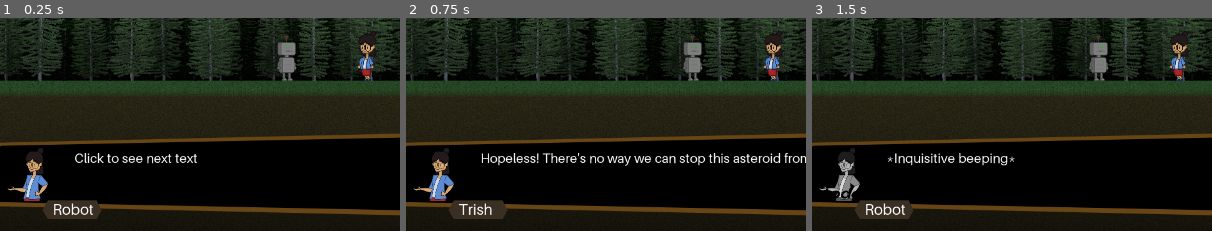
Above: before the commit, frames 1-3 (left to right).
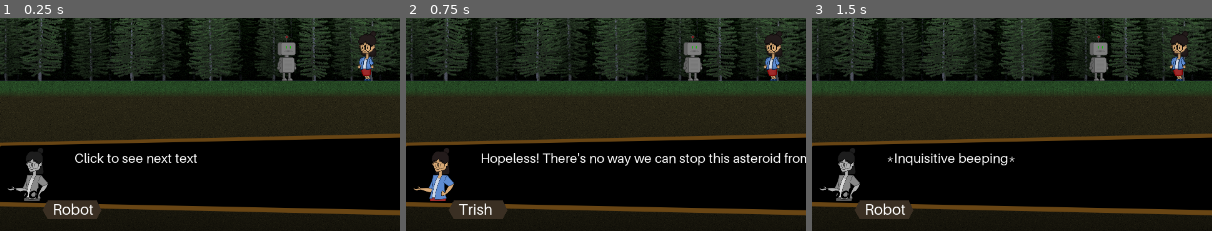
Above: after the commit, the same moments.

Repository: shelvacu/ideal-happiness
Game: Godot game, scene res://cutscenes/prologue.tscn
The game is run twice, just before and just after one commit, with the same random seed, the same clock (stepped at 60 frames per second) and the same inputs.
Inputs (mouse positions are % of the whole screen's width and height, from its top left):
- Up to frame 1 (0.25 s): no input
- Up to frame 2 (0.75 s): tap Enter at 0.5 s; move the mouse to (72, 42) at 0.52 s; click (72, 42) at 0.67 s
- Up to frame 3 (1.5 s): tap Space at 1.25 s; move the mouse to (30, 52) at 1.27 s; click (30, 52) at 1.42 s
The pictures show only the part of the screen within x 9-59%, y 50-100%; the shares and areas given below are measured in that part.

The runs differ from the first frame. In frame 1, 0.7% of the frame differs, in the area x 2-12%, y 66-86%; in frame 2, nothing differs; in frame 3, nothing differs.

Commit message:
Add showhide story event

Diff:
--- a/Dialog.tscn
+++ b/Dialog.tscn
@@ -22,30 +22,30 @@
 size = 21
 font_data = ExtResource( 3 )
 
-[sub_resource type="AtlasTexture" id=7]
+[sub_resource type="AtlasTexture" id=5]
+flags = 4
+atlas = ExtResource( 5 )
+region = Rect2( 0, 0, 240, 240 )
+
+[sub_resource type="AtlasTexture" id=6]
 flags = 4
 atlas = ExtResource( 5 )
 region = Rect2( 240, 0, 240, 240 )
 
-[sub_resource type="AtlasTexture" id=8]
-flags = 4
-atlas = ExtResource( 5 )
-region = Rect2( 0, 0, 240, 240 )
-
-[sub_resource type="SpriteFrames" id=5]
+[sub_resource type="SpriteFrames" id=7]
 animations = [ {
-"frames": [ SubResource( 7 ) ],
+"frames": [ SubResource( 5 ) ],
+"loop": true,
+"name": "trish",
+"speed": 5.0
+}, {
+"frames": [ SubResource( 6 ) ],
 "loop": true,
 "name": "robot",
 "speed": 5.0
-}, {
-"frames": [ SubResource( 8 ) ],
-"loop": true,
-"name": "trish",
-"speed": 5.0
 } ]
 
-[sub_resource type="DynamicFont" id=6]
+[sub_resource type="DynamicFont" id=8]
 size = 24
 font_data = ExtResource( 3 )
 
@@ -85,8 +85,8 @@
 [node name="CharacterAvatar" type="AnimatedSprite" parent="."]
 position = Vector2( 162.15, 628.837 )
 scale = Vector2( 0.363, 0.363 )
-frames = SubResource( 5 )
-animation = "trish"
+frames = SubResource( 7 )
+animation = "robot"
 
 [node name="Polygon2D3" type="Polygon2D" parent="."]
 position = Vector2( 105.287, 6.22205 )
--- a/PuzzleLogic.gd
+++ b/PuzzleLogic.gd
@@ -407,7 +407,7 @@
 		return best_sol
 
 	func drive() -> Solution:
-		print(ascii())
+		#print(ascii())
 		### drive to completion, returning the "best" solution
 		if is_terminated():
 			if is_consistent():
--- a/TheGrid.gd
+++ b/TheGrid.gd
@@ -15,8 +15,8 @@
 const PuzzleLogic = preload("PuzzleLogic.gd")
 
 # How many seconds to spend on each frame of the solution.
-const STEP_TIME := 0.2
-const ANIM_TIME := 0.18
+const STEP_TIME := 0.6
+const ANIM_TIME := STEP_TIME * 0.9
 
 var grid:Grid
 var sol:SolvedGrid
--- a/Tile.tscn
+++ b/Tile.tscn
@@ -8,6 +8,7 @@
 [node name="Tile" type="Node2D"]
 
 [node name="AnimatedSprite" parent="." instance=ExtResource( 1 )]
+animation = "button-pressed"
 
 [node name="ClickableArea" type="Area2D" parent="."]
 
--- a/cutscenes/prologue.gd
+++ b/cutscenes/prologue.gd
@@ -30,6 +30,26 @@
 		path = path_
 	func do(thing:Node):
 		thing.get_tree().change_scene(path)
+class ShowHide:
+	extends StoryEvent
+	var to_hide:CanvasItem
+	var visibility:bool
+	func _init(thing_:CanvasItem, visibility_:bool):
+		to_hide = thing_
+		visibility = visibility_
+	func do(thing:Node):
+		if visibility:
+			to_hide.show()
+		else:
+			to_hide.hide()
+class Combined:
+	extends StoryEvent
+	var events:Array
+	func _init(events_:Array):
+		events = events_
+	func do(thing:Node):
+		for ev in events:
+			ev.do(thing)
 onready var messages := [
 	MessageEvent.new("trish", "Hopeless! There's no way we can stop this asteroid from striking Earth!"),
 	MessageEvent.new("robot", "*Inquisitive beeping*"),
@@ -43,8 +63,12 @@
 	MessageEvent.new("trish", "Impact in fifteen minutes."),
 	MessageEvent.new("robot", "*Acquiescent beeping*"),
 	MessageEvent.new("trish", "It was good knowing you too, Robot."),
+	ShowHide.new($Dialog, false),
 	#TODO: other events
-	MessageEvent.new("trish", "What's this!?"),
+	Combined.new([
+		MessageEvent.new("trish", "What's this!?"),
+		ShowHide.new($Dialog, true)
+	]),
 	MessageEvent.new("robot", "*Suspicious beeping*"),
 	#trish walks to props
 	MessageEvent.new("trish", "It appears to be a handheld time machine and blueprints for an anti-matter bomb that will completely destroy the asteroid!"),
--- a/project.godot
+++ b/project.godot
@@ -24,3 +24,7 @@
 window/size/width=1280
 window/size/height=720
 window/size/resizable=false
+
+[rendering]
+
+environment/default_environment="res://default_env.tres"
Not shown: 1 places in Dialog.tscn that only renumber resources
